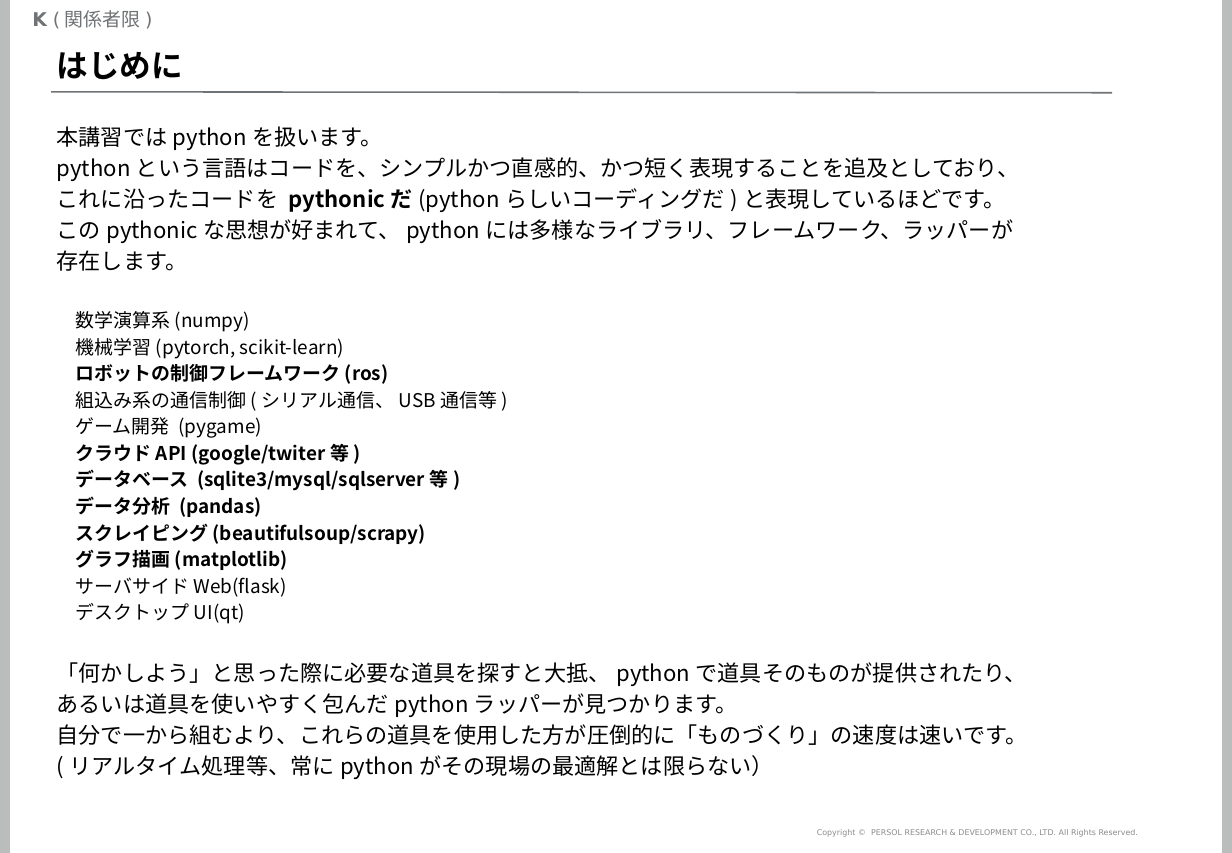
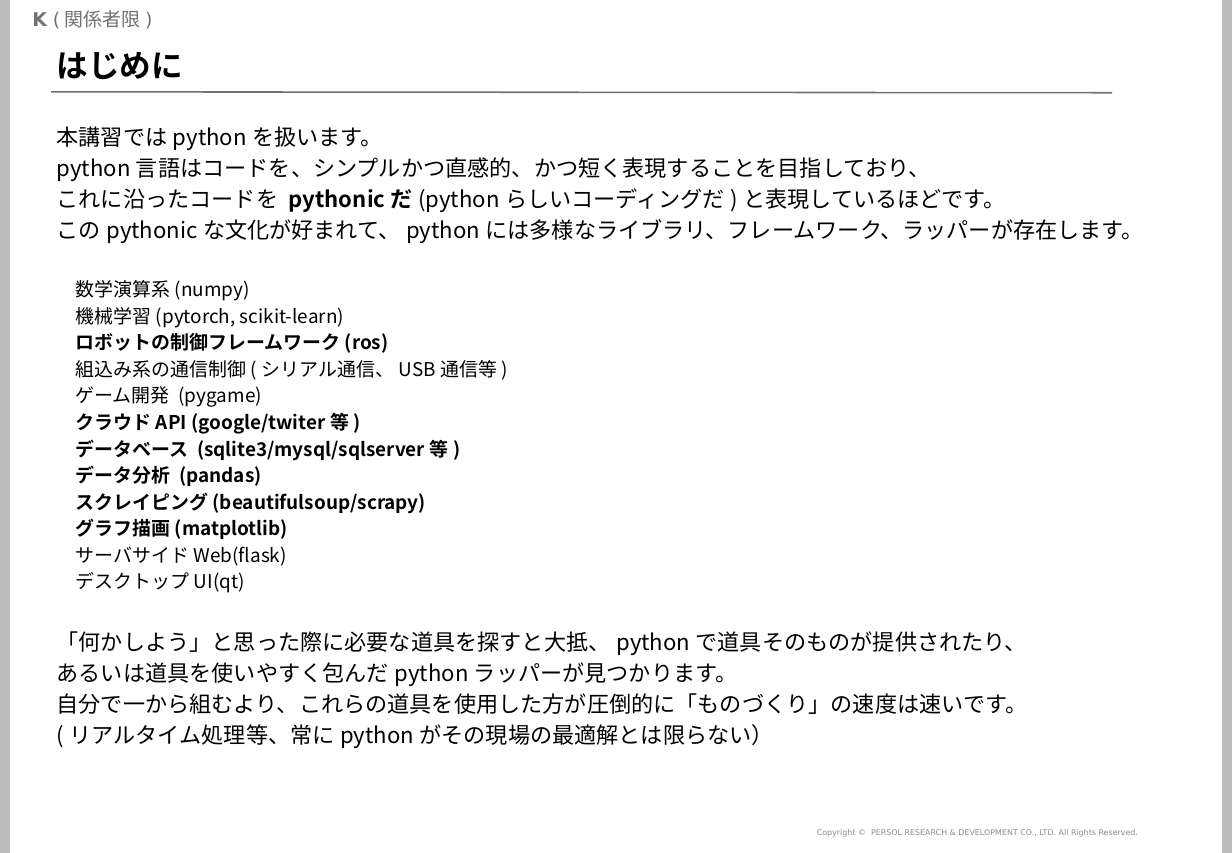
Before and after one commit to mogrodown/python_session, a slide deck: slide 2 of doc/python中級講座_2020.pptx. Drawn at 1232x853 pixels with LibreOffice and Linux fonts; fonts in the diff are those of the drawing; background and template pictures are left out. Boxes give left, top, right and bottom in pixels: in the first picture for what was removed or moved away, otherwise in the second. Text is boxed around its words. In the diff, an @@ line names an element or a change of style, - is before the commit and + after.

```diff
--- a/doc/python中級講座_2020.pptx
+++ b/doc/python中級講座_2020.pptx
@@ text at [136, 157, 931, 178]: text changed @@
-pythonという言語はコードを、シンプルかつ直感的、かつ短く表現することを追及としており、
+python言語はコードを、シンプルかつ直感的、かつ短く表現することを目指しており、
@@ text at [57, 219, 1143, 240]: text changed @@
-このpythonicな思想が好まれて、pythonには多様なライブラリ、フレームワーク、ラッパーが
-存在します。
+このpythonicな文化が好まれて、pythonには多様なライブラリ、フレームワーク、ラッパーが存在します。
```
Also in this commit, not shown: 29 other slides changed, 6 slides added, 2 slides removed, 6 other files.
